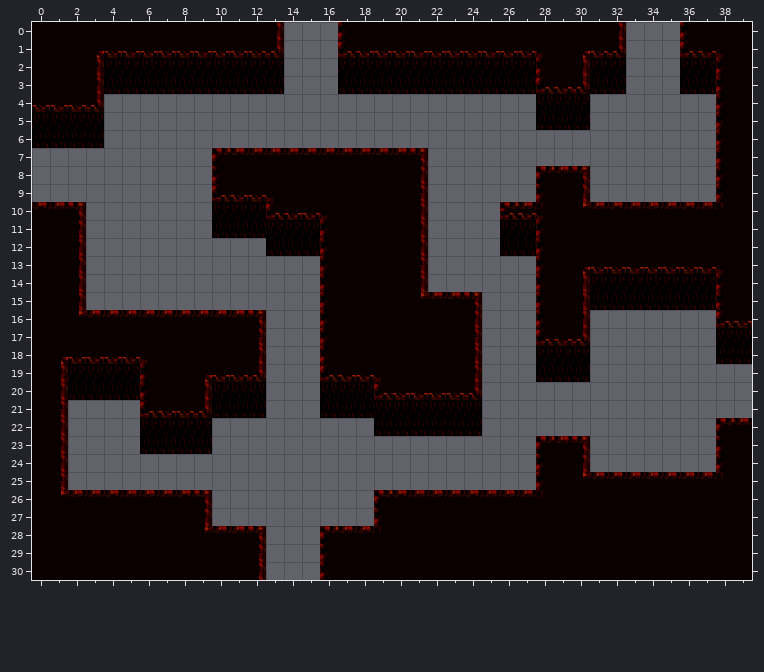
Two versions of a level (Tiled map (JSON), public/map/stomach1.json). That is the earlier state.
Cells are 32x32 px. Shown: x 0..39, y 0..30.
Once edited:
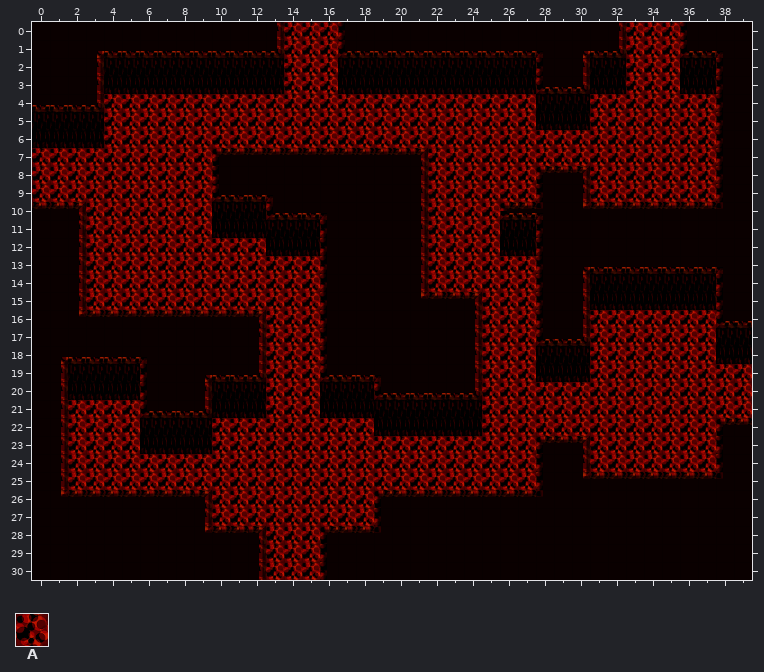
Key: from "stomach": A 1.
_ is an empty cell, . an unchanged one.
Tiles of an added or newly shown layer are drawn over the layers below it.
Diff:
--- layer "layer1" (now shown)
@@ x 0..39 @@
- 0 ..............___................___....
- 1 ..............___................___....
- 2 ..............___................___....
- 3 ..............___................___....
- 4 ....________________________..._______..
- 5 ....________________________..._______..
- 6 ....__________________________________..
- 7 __________............________________..
- 8 __________............______..._______..
- 9 __________............______..._______..
-10 ..._______............____..............
-11 ..._______............____..............
-12 ...__________.........____..............
-13 ..._____________......______............
-14 ..._____________......______............
-15 ..._____________.........___............
-16 .............___.........___..._______..
-17 .............___.........___..._______..
-18 .............___.........___..._______..
-19 .............___.........___..._________
-20 .............___........._______________
-21 ..____.......___........._______________
-22 ..____...._________......_____________..
-23 ..____....__________________..._______..
-24 ..__________________________..._______..
-25 ..__________________________............
-26 .........._________.....................
-27 .........._________.....................
-28 .............___........................
-29 .............___........................
-30 .............___........................
+ 0 ..............AAA................AAA....
+ 1 ..............AAA................AAA....
+ 2 ..............AAA................AAA....
+ 3 ..............AAA................AAA....
+ 4 ....AAAAAAAAAAAAAAAAAAAAAAAA...AAAAAAA..
+ 5 ....AAAAAAAAAAAAAAAAAAAAAAAA...AAAAAAA..
+ 6 ....AAAAAAAAAAAAAAAAAAAAAAAAAAAAAAAAAA..
+ 7 AAAAAAAAAA............AAAAAAAAAAAAAAAA..
+ 8 AAAAAAAAAA............AAAAAA...AAAAAAA..
+ 9 AAAAAAAAAA............AAAAAA...AAAAAAA..
+10 ...AAAAAAA............AAAA..............
+11 ...AAAAAAA............AAAA..............
+12 ...AAAAAAAAAA.........AAAA..............
+13 ...AAAAAAAAAAAAA......AAAAAA............
+14 ...AAAAAAAAAAAAA......AAAAAA............
+15 ...AAAAAAAAAAAAA.........AAA............
+16 .............AAA.........AAA...AAAAAAA..
+17 .............AAA.........AAA...AAAAAAA..
+18 .............AAA.........AAA...AAAAAAA..
+19 .............AAA.........AAA...AAAAAAAAA
+20 .............AAA.........AAAAAAAAAAAAAAA
+21 ..AAAA.......AAA.........AAAAAAAAAAAAAAA
+22 ..AAAA....AAAAAAAAA......AAAAAAAAAAAAA..
+23 ..AAAA....AAAAAAAAAAAAAAAAAA...AAAAAAA..
+24 ..AAAAAAAAAAAAAAAAAAAAAAAAAA...AAAAAAA..
+25 ..AAAAAAAAAAAAAAAAAAAAAAAAAA............
+26 ..........AAAAAAAAA.....................
+27 ..........AAAAAAAAA.....................
+28 .............AAA........................
+29 .............AAA........................
+30 .............AAA........................
Changed places in both pictures, as pixel boxes (x1, y1, x2, y2):
added: (32, 22, 752, 580)
